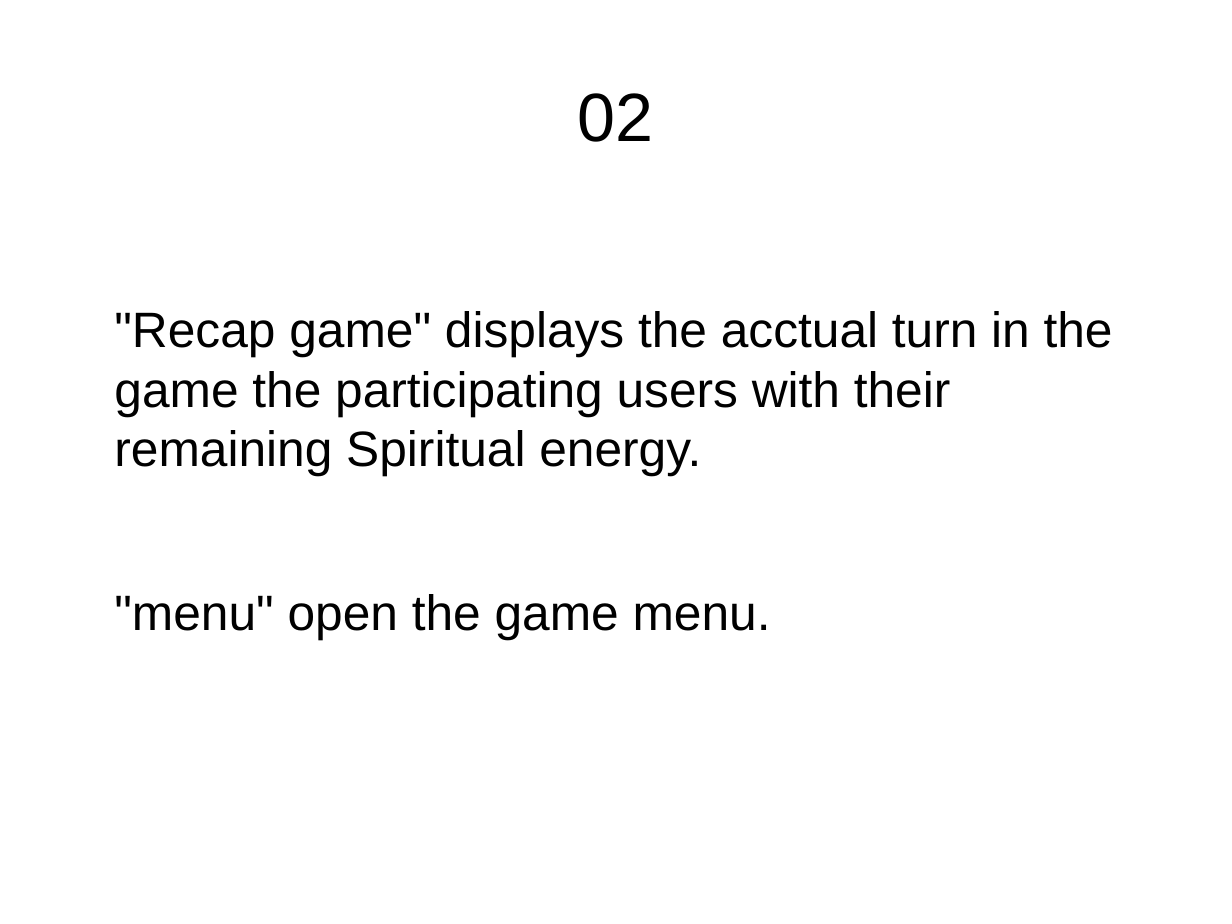
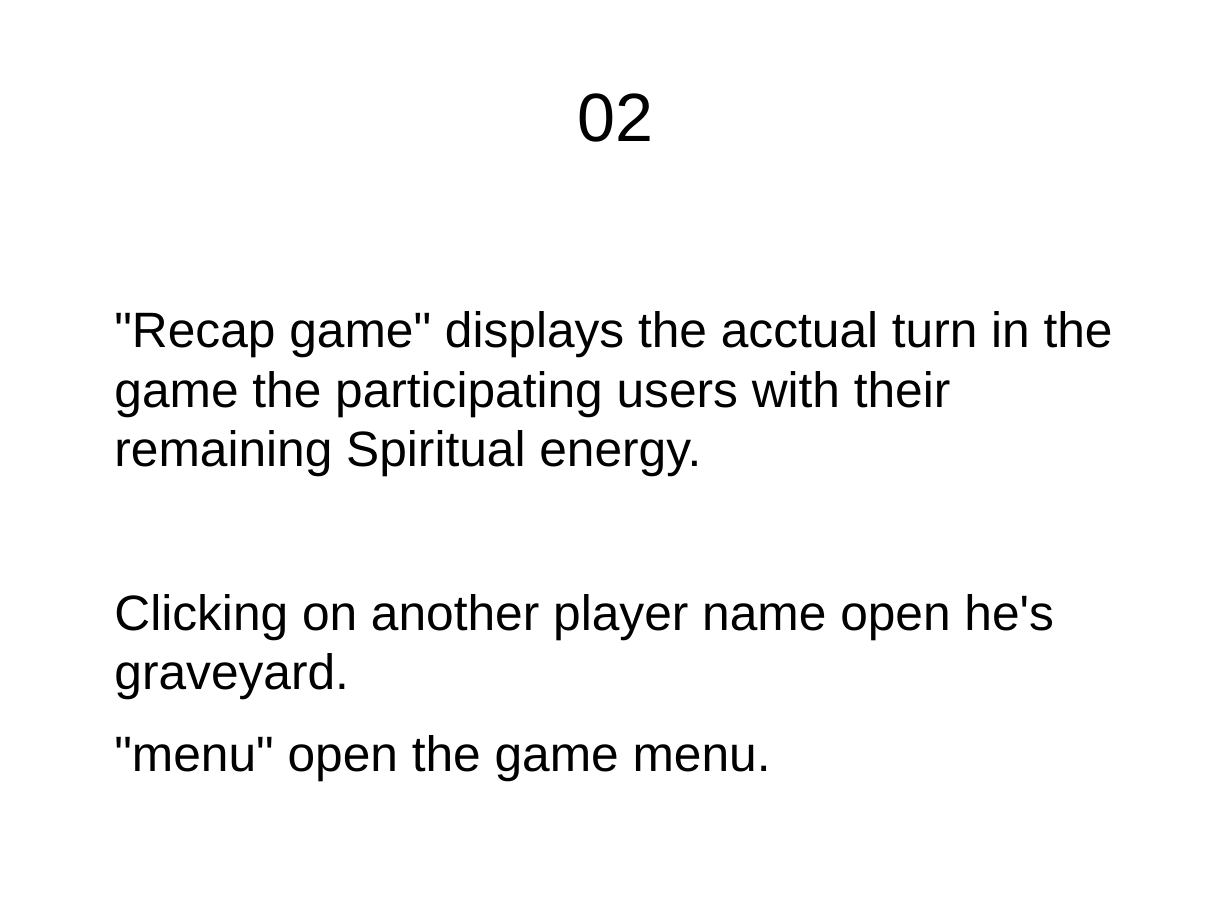
Before and after one commit to idolord/CryptDuel, a slide deck: slide 5 of documentation/interface.ingame.odp. Drawn at 1232x924 pixels with LibreOffice and Linux fonts; fonts in the diff are those of the drawing. Boxes give left, top, right and bottom in pixels: in the first picture for what was removed or moved away, otherwise in the second. Text is boxed around its words. In the diff, an @@ line names an element or a change of style, - is before the commit and + after.

```diff
--- a/documentation/interface.ingame.odp
+++ b/documentation/interface.ingame.odp
@@ text at box(114, 594, 1054, 699): paragraph added @@
+Clicking on another player name open he's graveyard.
```
Also in this commit, not shown: 1 other slide changed, 8 slides added.
